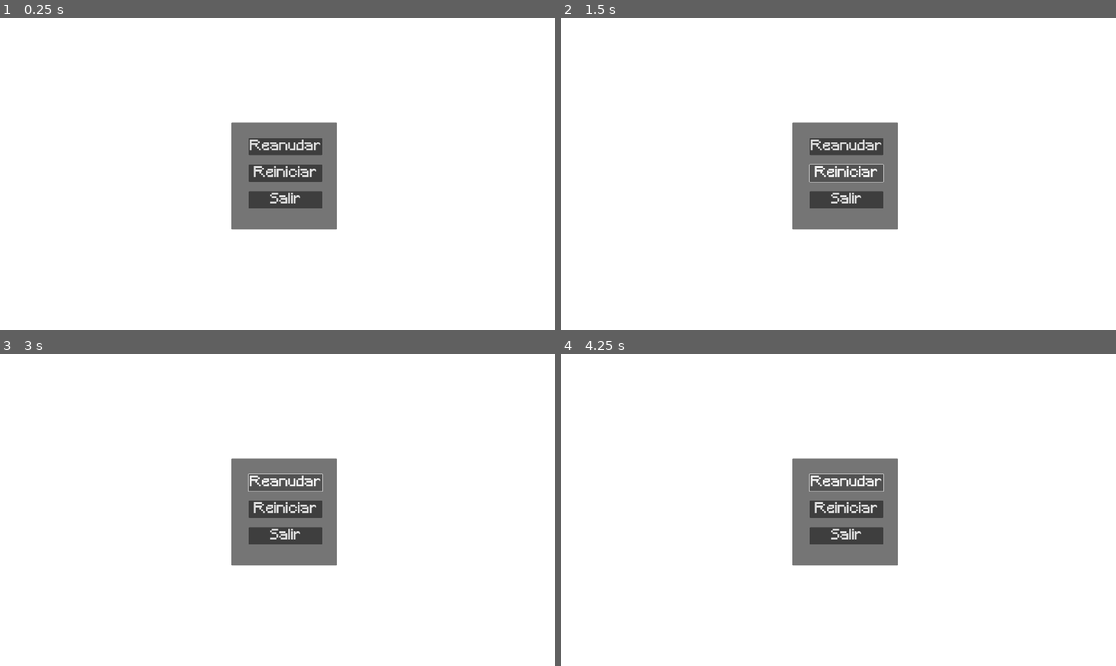
Above: before the commit, frames 1-4 (two rows, left to right).
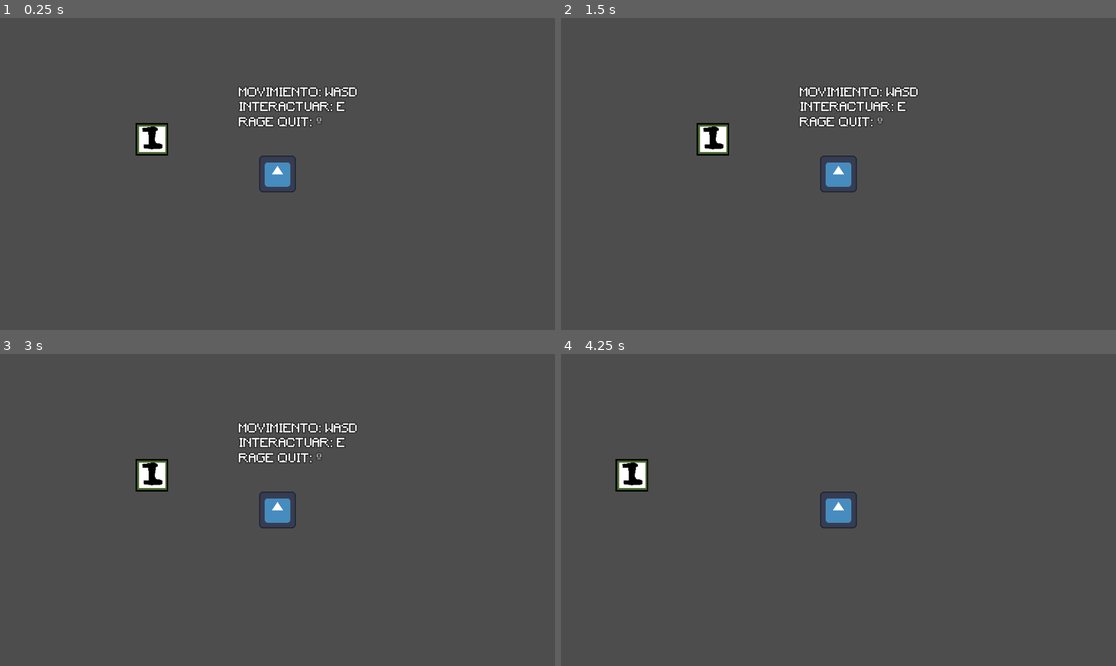
Above: after the commit, the same moments.

Repository: HPK17/juegoIA
Game: Godot game, scene res://level.tscn
Two runs of this game, one before a commit and one after it. Both use one fixed random seed, a clock stepped at 60 frames per second and the inputs below. This scene is started directly instead of the project's main scene. The engine's default icon, where the game draws it, is replaced by a stand-in: a white triangle on a blue panel in a dark square.
Inputs (mouse positions are in pixels of both pictures, inside the frame that each line leads up to):
- Up to frame 1 (0.25 s): no input
- Up to frame 2 (1.5 s): click (844, 174) at 0.5 s, where only the run before the commit has a clickable "Reiniciar"; click (844, 174) at 1.25 s, where only the run before the commit has a clickable "Reiniciar"
- Up to frame 3 (3 s): click (283, 510) at 2 s, where only the run before the commit has a clickable "Reiniciar"; click (283, 481) at 2.75 s, where only the run before the commit has a clickable "Reanudar"
- Up to frame 4 (4.25 s): tap Enter at 3.5 s; hold Right (ui_right) from 3.53 s (still down)

The runs differ from the first frame. In frame 1, 98% of the frame differs, in the area x 0-100%, y 0-100%; in frame 2, 98%; in frame 3, 98%; in frame 4, 98%.

Commit message:
Quiz Terminado
Quiz Terminado.
Falta por hacer:
 -Nivel
 - Implementar audios

Diff:
--- /dev/null
+++ b/level.gd
@@ -0,0 +1,20 @@
+extends Node2D
+
+@export var tutorial : Label
+
+# Called when the node enters the scene tree for the first time.
+func _ready() -> void:
+	hideTuto()
+
+
+# Called every frame. 'delta' is the elapsed time since the previous frame.
+func _process(delta: float) -> void:
+	pass
+
+func _input(event):
+	if event.is_action_pressed("rage_quit"):  # "ui_cancel" es ESC en Godot por defecto
+		get_tree().quit()
+
+func hideTuto() -> void:
+	await get_tree().create_timer(4.0).timeout
+	tutorial.visible = false
--- a/level.tscn
+++ b/level.tscn
@@ -1,10 +1,13 @@
-[gd_scene load_steps=4 format=3 uid="uid://buthnpnlqm5bi"]
+[gd_scene load_steps=5 format=3 uid="uid://buthnpnlqm5bi"]
 
 [ext_resource type="PackedScene" uid="uid://dyw27xevcnsia" path="res://scenes/character.tscn" id="1_5jx7r"]
+[ext_resource type="Script" path="res://level.gd" id="1_dew7l"]
 [ext_resource type="PackedScene" uid="uid://b2drg7x4xwrvk" path="res://scenes/pc.tscn" id="2_wktba"]
-[ext_resource type="PackedScene" uid="uid://q6qqotuwvvni" path="res://scenes/pause_menu.tscn" id="3_s3jtf"]
+[ext_resource type="FontFile" uid="uid://blr358jc2kmta" path="res://fonts/Minecraft.ttf" id="4_552d5"]
 
-[node name="interactuable" type="Node2D"]
+[node name="level" type="Node2D" node_paths=PackedStringArray("tutorial")]
+script = ExtResource("1_dew7l")
+tutorial = NodePath("Tuto")
 
 [node name="CharacterScene" parent="." instance=ExtResource("1_5jx7r")]
 position = Vector2(435, 120)
@@ -12,6 +15,16 @@
 [node name="pc" parent="." node_paths=PackedStringArray("player") instance=ExtResource("2_wktba")]
 player = NodePath("../CharacterScene")
 
-[node name="CanvasLayer" type="CanvasLayer" parent="."]
-
-[node name="PauseMenu" parent="CanvasLayer" instance=ExtResource("3_s3jtf")]
+[node name="Tuto" type="Label" parent="."]
+offset_left = 301.0
+offset_top = -180.0
+offset_right = 438.0
+offset_bottom = -119.0
+scale = Vector2(2.64946, 2.64946)
+theme_override_colors/font_outline_color = Color(0, 0, 0, 1)
+theme_override_constants/outline_size = 3
+theme_override_fonts/font = ExtResource("4_552d5")
+text = "Movimiento: WASD
+Interactuar: E
+Rage Quit: º"
+uppercase = true
--- a/project.godot
+++ b/project.godot
@@ -68,3 +68,8 @@
 "events": [Object(InputEventKey,"resource_local_to_scene":false,"resource_name":"","device":-1,"window_id":0,"alt_press …(195 unchanged characters)…
 ]
 }
+rage_quit={
+"deadzone": 0.5,
+"events": [Object(InputEventKey,"resource_local_to_scene":false,"resource_name":"","device":-1,"window_id":0,"alt_pressed":false,"shift_pressed":false,"ctrl_pressed":false,"meta_pressed":false,"pressed":false,"keycode":0,"physical_keycode":96,"key_label":0,"unicode":186,"location":0,"echo":false,"script":null)
+]
+}
--- /dev/null
+++ b/scenes/ui_quiz.gd
@@ -0,0 +1,11 @@
+extends Control
+
+
+# Called when the node enters the scene tree for the first time.
+func _ready() -> void:
+	pass # Replace with function body.
+
+
+# Called every frame. 'delta' is the elapsed time since the previous frame.
+func _process(delta: float) -> void:
+	pass
--- a/scenes/ui_quiz.tscn
+++ b/scenes/ui_quiz.tscn
@@ -11,13 +11,20 @@
 [sub_resource type="StyleBoxTexture" id="StyleBoxTexture_n1uq7"]
 texture = ExtResource("2_cwpmx")
 
-[node name="Ui_quiz" type="Control"]
+[node name="Ui_quiz" type="Control" node_paths=PackedStringArray("pregunta_label", "contador_Aciertos", "botones_respuesta", "boton_salida", "vidas_label", "victoria_label")]
 layout_mode = 3
 anchors_preset = 15
 anchor_right = 1.0
 anchor_bottom = 1.0
 grow_horizontal = 2
 grow_vertical = 2
+script = ExtResource("1_n4otg")
+pregunta_label = NodePath("Control/QuestionLabel")
+contador_Aciertos = NodePath("Control/contadorAciertos")
+botones_respuesta = [NodePath("Control/GridContainer/Button"), NodePath("Control/GridContainer/Button2"), NodePath("Control/GridContainer/Button3"), NodePath("Control/GridContainer/Button4")]
+boton_salida = NodePath("Control/HBoxContainer3/Exit")
+vidas_label = NodePath("Control/vida")
+victoria_label = NodePath("Control/victoria")
 
 [node name="Control" type="Control" parent="."]
 anchors_preset = 0
@@ -30,90 +37,71 @@
 offset_bottom = 40.0
 texture = ExtResource("1_ajms7")
 
-[node name="HBoxContainer2" type="HBoxContainer" parent="Control"]
-layout_mode = 1
-anchors_preset = -1
-anchor_left = 3.875
-anchor_top = 3.925
-anchor_right = 23.647
-anchor_bottom = 5.2
-offset_left = 219.0
-offset_top = 147.0
-offset_right = -290.88
-offset_bottom = 147.0
-alignment = 1
-
-[node name="Question" type="Label" parent="Control/HBoxContainer2"]
+[node name="QuestionLabel" type="Label" parent="Control"]
 layout_mode = 2
+offset_left = 220.0
+offset_top = 244.0
+offset_right = 1629.0
+offset_bottom = 280.0
 theme_override_colors/font_color = Color(0.927009, 0.913754, 0.859567, 1)
 theme_override_colors/font_outline_color = Color(0, 0, 0, 1)
 theme_override_constants/outline_size = 9
 theme_override_fonts/font = ExtResource("2_dqp6a")
 theme_override_font_sizes/font_size = 35
 text = "Pregunta"
-horizontal_alignment = 1
+autowrap_mode = 2
 uppercase = true
 
-[node name="HBoxContainer" type="HBoxContainer" parent="Control" node_paths=PackedStringArray("pregunta_label", "contador_Aciertos", "botones_respuesta", "boton_salida", "vidas_label", "victoria_label")]
-layout_mode = 1
-anchors_preset = -1
-anchor_left = 5.85
-anchor_top = 14.1
-anchor_right = 5.85
-anchor_bottom = 14.1
-offset_right = 723.0
-offset_bottom = 40.0
-scale = Vector2(2.00539, 2.00539)
-theme_override_constants/separation = 60
-alignment = 1
-script = ExtResource("1_n4otg")
-pregunta_label = NodePath("../HBoxContainer2/Question")
-contador_Aciertos = NodePath("../contadorAciertos")
-botones_respuesta = [NodePath("Button"), NodePath("Button2"), NodePath("Button3"), NodePath("Button4")]
-boton_salida = NodePath("../HBoxContainer3/Exit")
-vidas_label = NodePath("../vida")
-victoria_label = NodePath("../victoria")
-metadata/_edit_use_anchors_ = true
+[node name="GridContainer" type="GridContainer" parent="Control"]
+layout_mode = 0
+offset_left = 364.0
+offset_top = 512.0
+offset_right = 1554.0
+offset_bottom = 664.0
 
-[node name="Button" type="Button" parent="Control/HBoxContainer"]
+[node name="Button" type="Button" parent="Control/GridContainer"]
+custom_minimum_size = Vector2(0, 35)
 layout_mode = 2
 size_flags_horizontal = 3
 size_flags_stretch_ratio = 2.8
 theme_override_colors/font_color = Color(1, 1, 1, 1)
-theme_override_constants/outline_size = 8
+theme_override_constants/outline_size = 5
 theme_override_fonts/font = ExtResource("2_dqp6a")
 theme_override_font_sizes/font_size = 15
 theme_override_styles/normal = SubResource("StyleBoxTexture_tsjvi")
 text = "Opcion A"
 
-[node name="Button2" type="Button" parent="Control/HBoxContainer"]
+[node name="Button2" type="Button" parent="Control/GridContainer"]
+custom_minimum_size = Vector2(0, 35)
 layout_mode = 2
 size_flags_horizontal = 3
 size_flags_stretch_ratio = 2.8
 theme_override_colors/font_color = Color(1, 1, 1, 1)
-theme_override_constants/outline_size = 8
+theme_override_constants/outline_size = 5
 theme_override_fonts/font = ExtResource("2_dqp6a")
 theme_override_font_sizes/font_size = 15
 theme_override_styles/normal = SubResource("StyleBoxTexture_tsjvi")
 text = "Opcion B"
 
-[node name="Button3" type="Button" parent="Control/HBoxContainer"]
+[node name="Button3" type="Button" parent="Control/GridContainer"]
+custom_minimum_size = Vector2(0, 35)
 layout_mode = 2
 size_flags_horizontal = 3
 size_flags_stretch_ratio = 2.8
 theme_override_colors/font_color = Color(1, 1, 1, 1)
-theme_override_constants/outline_size = 8
+theme_override_constants/outline_size = 5
 theme_override_fonts/font = ExtResource("2_dqp6a")
 theme_override_font_sizes/font_size = 15
 theme_override_styles/normal = SubResource("StyleBoxTexture_tsjvi")
 text = "Opcion C"
 
-[node name="Button4" type="Button" parent="Control/HBoxContainer"]
+[node name="Button4" type="Button" parent="Control/GridContainer"]
+custom_minimum_size = Vector2(0, 35)
 layout_mode = 2
 size_flags_horizontal = 3
 size_flags_stretch_ratio = 2.8
 theme_override_colors/font_color = Color(1, 1, 1, 1)
-theme_override_constants/outline_size = 8
+theme_override_constants/outline_size = 5
 theme_override_fonts/font = ExtResource("2_dqp6a")
 theme_override_font_sizes/font_size = 15
 theme_override_styles/normal = SubResource("StyleBoxTexture_tsjvi")
@@ -206,4 +194,4 @@
 vertical_alignment = 1
 uppercase = true
 
-[connection signal="pressed" from="Control/HBoxContainer3/Exit" to="Control/HBoxContainer" method="_on_button_pressed"]
+[connection signal="pressed" from="Control/HBoxContainer3/Exit" to="." method="_on_exit_pressed"]
--- a/script/button.gd
+++ b/script/button.gd
@@ -1,4 +1,4 @@
-extends HBoxContainer
+extends Control
 
 @export var pregunta_label: Label
 @export var contador_Aciertos: Label
@@ -9,21 +9,36 @@
 @export var victoria_label: Label  # Muestra cuántas victorias lleva el jugador
 
 var preguntas_respuestas: Array = [
-	{"pregunta": "¿Cuál es la capital de Francia?",
-	"respuestas": ["Madrid", "París", "Londres", "Berlín"],
+	{"pregunta": "¿Cuál es una característica principal de la Inteligencia Artificial estrecha (IA)?",
+	"respuestas": ["Su capacidad para adaptarse a cualquier tarea.", "Su habilidad para llevar a cabo tareas específicas o limitadas.", "Su capacidad para superar la inteligencia humana.", "Su capacidad para aprender nuevas habilidades sin intervención humana."],
 	 "correcta": 1},
-	{"pregunta": "¿Cuántos planetas hay en el sistema solar?",
-	 "respuestas": ["7", "8", "9", "6"],
-	 "correcta": 1},
-	{"pregunta": "¿Quién escribió 'Don Quijote de la Mancha'?",
-	 "respuestas": ["Miguel de Cervantes", "Pablo Neruda", "Gabriel García Márquez", "William Shakespeare"],
-	 "correcta": 0},
-	{"pregunta": "¿En qué año llegó el hombre a la Luna?",
-	 "respuestas": ["1969", "1975", "1950", "1982"],
-	"correcta": 0},
-	{"pregunta": "¿Cuál es el metal más abundante en la corteza terrestre?",
-	 "respuestas": ["Hierro", "Oro", "Aluminio", "Plata"],
-	"correcta": 2}
+	{ "pregunta": "¿Qué se entiende por Inteligencia Artificial General (IAG)?",
+	"respuestas": ["Una IA que solo puede realizar tareas muy específicas.", "Una IA que supera a la inteligencia humana en todo.", "Una IA que tiene la capacidad de entender, aprender y aplicar conocimientos en una amplia variedad de tareas.", "Una IA que no requiere datos para aprender."],
+	 "correcta": 2 },
+	{ "pregunta": "¿Cuál es el nivel de desarrollo más alto alcanzado actualmente en la IA?",
+	 "respuestas": ["La Inteligencia Artificial General (IAG).", "La Superinteligencia Artificial.", "La Inteligencia Artificial estrecha (IA).", "Todos los tipos están igual de desarrollados."],
+	 "correcta": 2 },
+	{ "pregunta": "¿Cuál es el primer paso en el proceso de minería de datos?",
+	 "respuestas": ["La preparación de los datos.", "El modelado de los datos.", "La comprensión del negocio.", "La evaluación de los datos."],
+	 "correcta": 2 },
+	{ "pregunta": "¿Qué es un aspecto crítico en el tratamiento de datos para la IA?",
+	 "respuestas": ["La velocidad de procesamiento de los datos.", "La privacidad y protección de los datos.", "La cantidad de datos recopilados.", "El costo de los datos."],
+	 "correcta": 1 },
+	{ "pregunta": "¿Qué tipo de análisis de datos se utiliza para identificar relaciones entre variables en grandes conjuntos de datos?",
+	"respuestas": ["Minería de datos descriptiva.", "Minería de datos predictiva.", "Minería de datos de reglas de asociación.", "Minería de datos de texto."],
+	 "correcta": 2 },
+	{ "pregunta": "¿Cómo contribuye la IA en la computación en la nube?",
+	"respuestas": ["Almacenando grandes cantidades de datos.", "Permitiendo el despliegue rápido y escalable de modelos de aprendizaje automático.", "Asegurando la integridad de las transacciones.", "Optimizando el consumo de energía."],
+	 "correcta": 1 },
+	{ "pregunta": "¿Qué permite la IA en la realidad aumentada (RA)?",
+	"respuestas": ["Crear entornos virtuales inmersivos.", "Mejorar la interacción con los entornos físicos.", "Reconocer objetos en aplicaciones de realidad aumentada.", "Simular escenarios complejos para la toma de decisiones."],
+	"correcta": 2 },
+	{ "pregunta": "¿Cómo se utiliza la IA en el sector de la energía?",
+	 "respuestas": ["Personalización de anuncios de marketing.", "Optimización de la producción energética y análisis de eficiencia.", "Segmentación de clientes para campañas.", "Análisis predictivo de presupuestos."],
+	 "correcta": 1 },
+	{ "pregunta": "¿Qué se busca con la aplicación de la IA en la blockchain?",
+	 "respuestas": ["La optimización de la sincronización de semáforos.", "La mejora de la eficiencia en la producción agrícola.", "El análisis de transacciones para detectar actividades fraudulentas.", "La personalización de la experiencia del cliente."],
+	 "correcta": 2 }
 ]
 
 var preguntas_disponibles: Array = []  # Lista de preguntas sin usar
@@ -32,8 +47,10 @@
 var fallos: int = 0
 var vidas: int = 2  # El jugador comienza con 2 vidas
 var victorias: int = 0  # Contador de victorias
+var juego_finalizado: bool = false
 
 func _ready():
+	$Control/QuestionLabel.autowrap_mode = TextServer.AUTOWRAP_WORD_SMART
 	victoria_label.visible = false  # Ocultar contador de victorias al inicio
 	#mensaje_victoria.visible = false  # Ocultar mensaje de victoria al inicio
 	reiniciar_preguntas()
@@ -47,6 +64,10 @@
 	preguntas_disponibles = preguntas_respuestas.duplicate()
 
 func seleccionar_pregunta():
+	if aciertos >= 5:
+		mostrar_victoria()
+		return
+
 	if preguntas_disponibles.is_empty():
 		mostrar_final()
 		return
@@ -152,8 +173,30 @@
 	reiniciar_preguntas()
 	seleccionar_pregunta()
 
+func _input(event):
+	if event.is_action_pressed("ui_cancel"):  # "ui_cancel" es ESC en Godot por defecto
+		get_tree().change_scene_to_file(level_scene)
+
+
 func _on_button_pressed() -> void:
 	if ResourceLoader.exists(level_scene):
 		get_tree().change_scene_to_file(level_scene)
 	else:
 		print("cagaste")
+
+func mostrar_victoria():
+	juego_finalizado = true  # Detener el flujo del quiz
+	victorias += 1
+	victoria_label.visible = true
+	pregunta_label.text = "🎉 ¡FELICIDADES! HAS GANADO 🎉"
+	boton_salida.visible = true
+
+
+	# Ocultar botones de respuesta
+	for boton in botones_respuesta:
+		boton.visible = false
+
+
+func _on_exit_pressed() -> void:
+	if ResourceLoader.exists(level_scene):
+		get_tree().change_scene_to_file(level_scene)
--- a/script/pause_menu.gd
+++ b/script/pause_menu.gd
@@ -2,13 +2,11 @@
 
 func resume():
 	get_tree().paused = false
-	if $AnimationPlayer:
-		$AnimationPlayer.play_backwards("blur")
+	visible = false  # Oculta el menú al reanudar
 
 func pause():
 	get_tree().paused = true
-	if $AnimationPlayer:
-		$AnimationPlayer.play("blur")
+	visible = true  # Muestra el menú de pausa
 
 func _input(event):
 	if event.is_action_pressed("ui_pause"):
